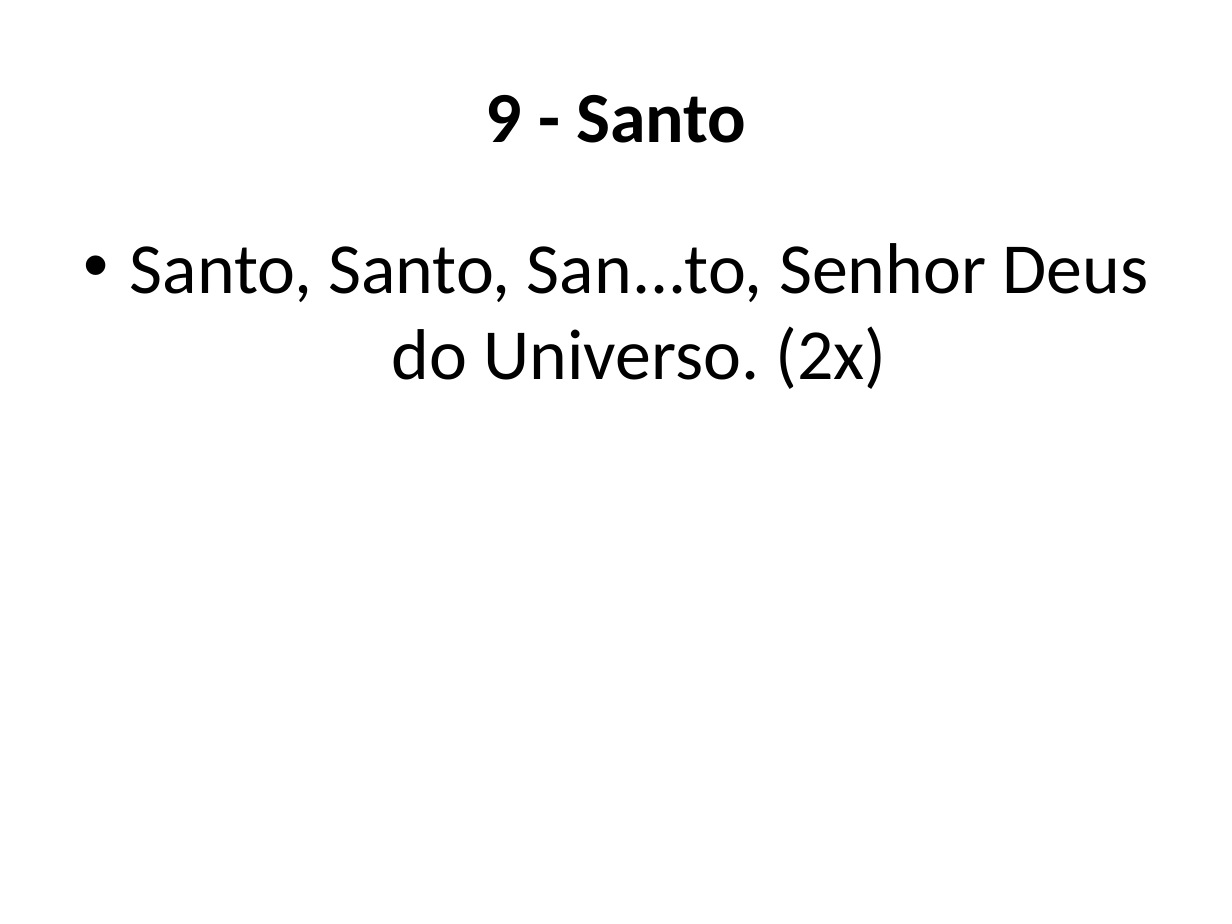
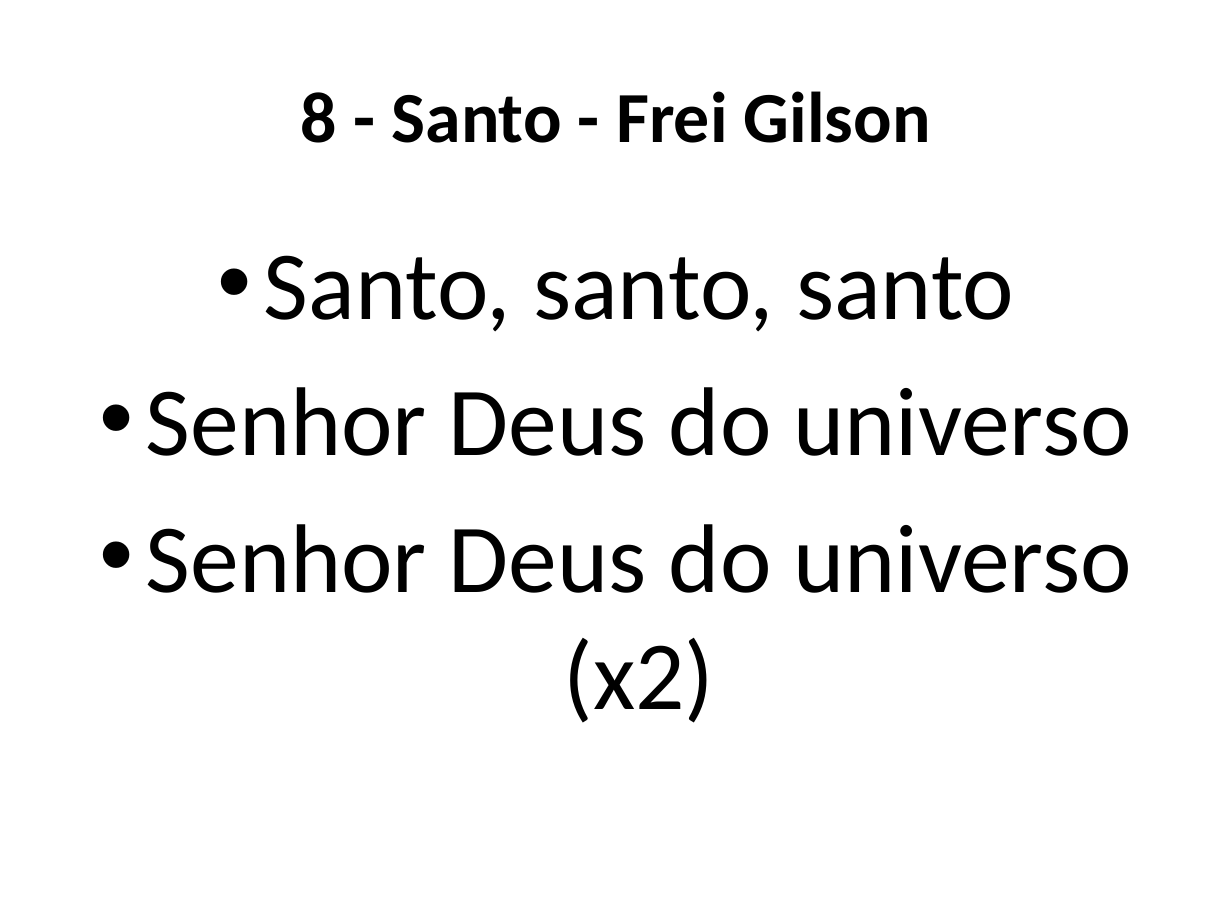
Before and after one commit to Natanielsr/slides-generator, a slide deck: slide 37 of slides.pptx (slide 33 before the commit). Drawn at 1232x924 pixels with LibreOffice and Linux fonts; fonts in the diff are those of the drawing. Boxes give left, top, right and bottom in pixels: in the first picture for what was removed or moved away, otherwise in the second. Text is boxed around its words. In the diff, an @@ line names an element or a change of style, - is before the commit and + after.

```diff
--- a/slides.pptx
+++ b/slides.pptx
@@ title at (301,91,931,143): text changed @@
-9 - Santo
+8 - Santo - Frei Gilson
@@ text at (146,255,1131,723): text changed; size 42 to 57 pt @@
-• Santo, Santo, San...to, Senhor Deus do Universo. (2x)
+• Santo, santo, santo
+• Senhor Deus do universo
+• Senhor Deus do universo (x2)
```
Also in this commit, not shown: 17 other slides changed, 36 slides added, 25 slides removed, 33 other files.
